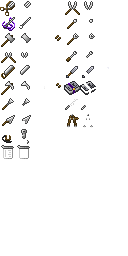
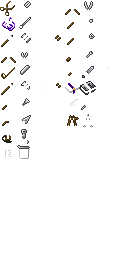
Layered file, before and after one edit (128x256). Changes by layer:
painted on "Pasted Layer" over 1, 1, 80, 159
